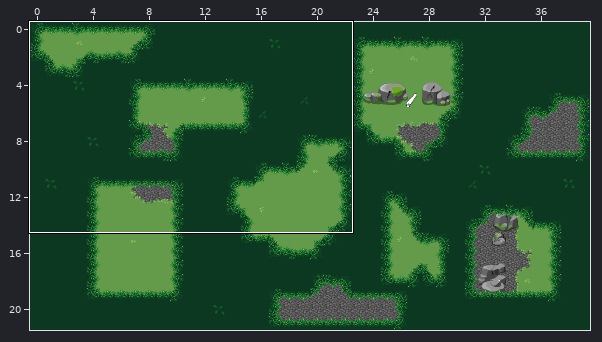
Two states of a Tiled map, maps/level5.tmx. The first picture is a wide view before the edit; the outline marks the close-up.
Close-up. Earlier state:
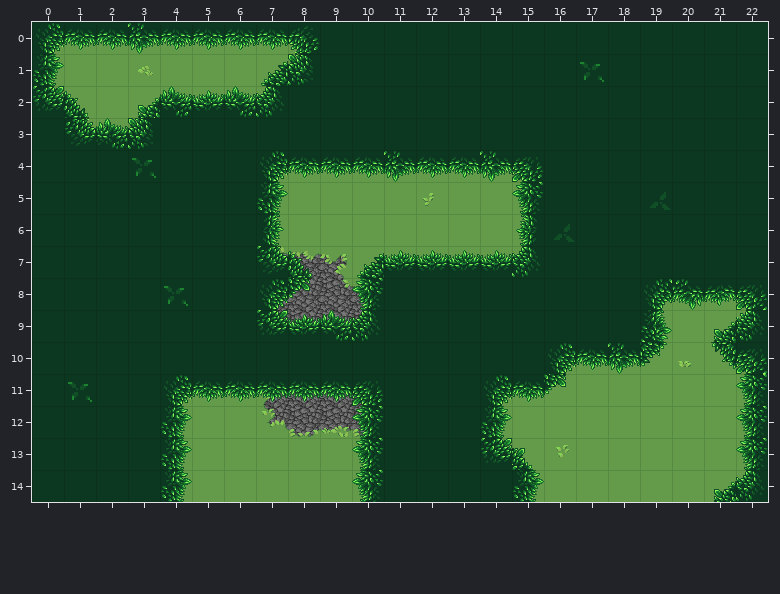
Cells are 32x32 px. Shown: x 0..22, y 0..14.
The same view after the edit:
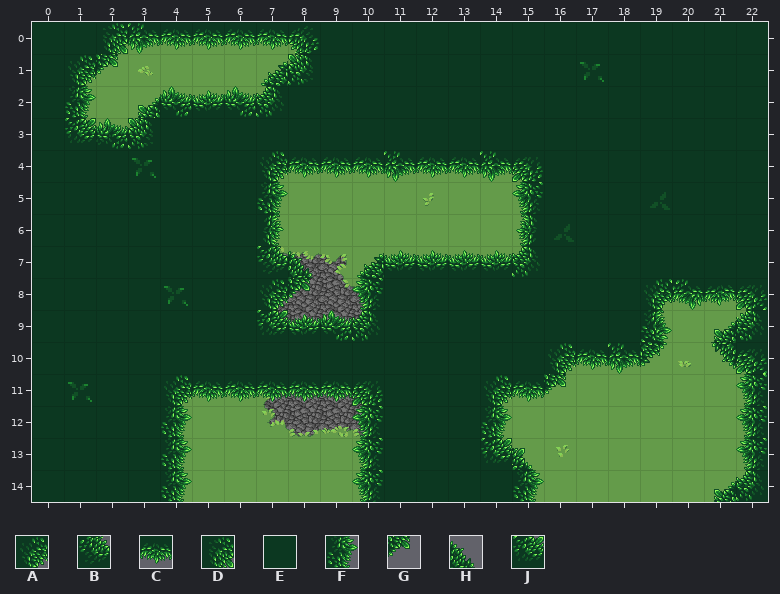
Key: from "[M]Forest": A 0, B 0 turned 270, C 1, D 3 turned 270, E 4, F 5, G 6, H 7 turned 90, J 10.
_ is an empty cell.
Tiles replaced or removed in this view: A, B, C, F, H, J.
What changed:
Changed rows in their new state; . is an unchanged cell.
Layer "forest":
first column x 0:
 0 EED
 1 EAG
 2 EF.
 3 .J.
